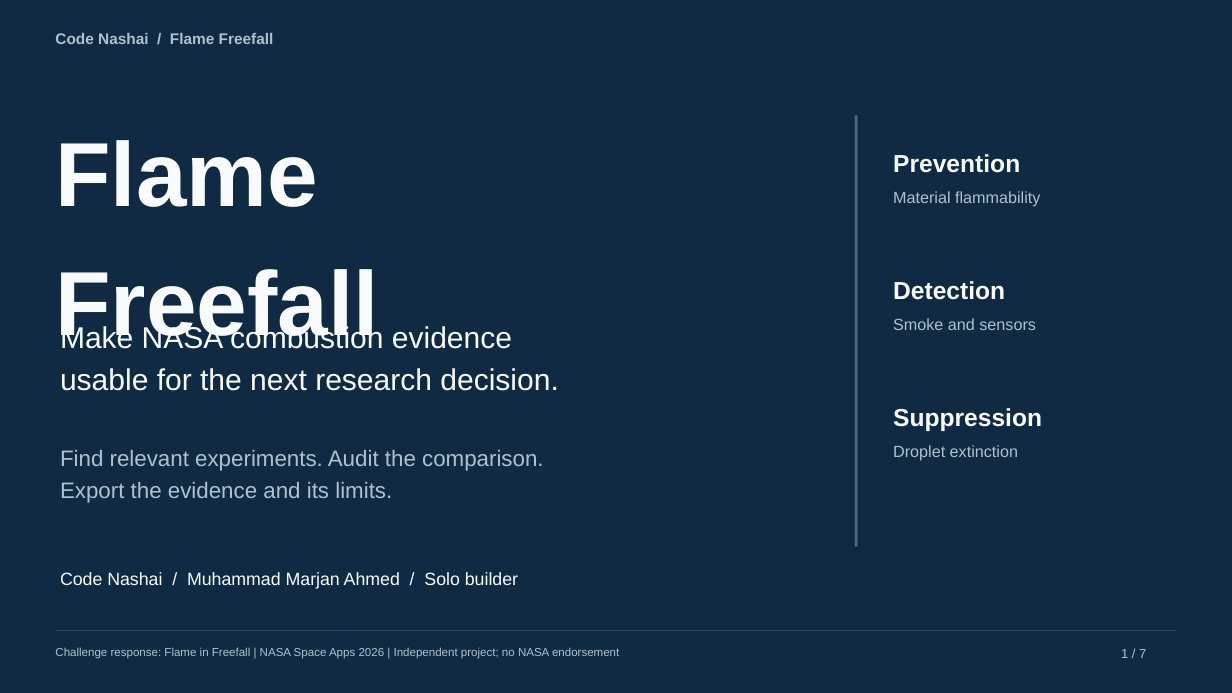
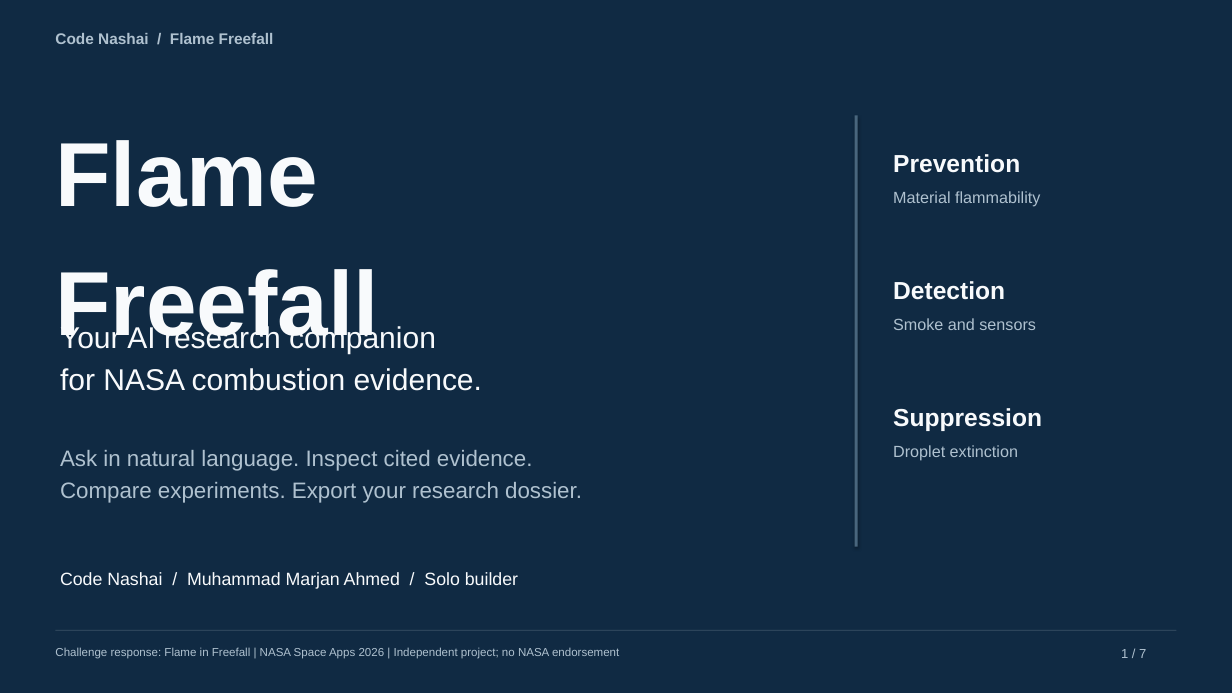
Before and after one commit to marjan-ahmed/flame-freefall, a slide deck: slide 1 of docs/presentation/flame-freefall-pitch.pptx. Drawn at 1232x693 pixels with LibreOffice and Linux fonts; fonts in the diff are those of the drawing. Boxes give left, top, right and bottom in pixels: in the first picture for what was removed or moved away, otherwise in the second. Text is boxed around its words. In the diff, an @@ line names an element or a change of style, - is before the commit and + after.

Commit message:
Center pitch on AI research chatbot and refine presentation

```diff
--- a/docs/presentation/flame-freefall-pitch.pptx
+++ b/docs/presentation/flame-freefall-pitch.pptx
@@ text at (60, 324, 482, 391): text changed @@
-Make NASA combustion evidence
-usable for the next research decision.
+Your AI research companion
+for NASA combustion evidence.
@@ text at (60, 450, 582, 503): text changed @@
-Find relevant experiments. Audit the comparison.
-Export the evidence and its limits.
+Ask in natural language. Inspect cited evidence.
+Compare experiments. Export your research dossier.
```
Also in this commit, not shown: 5 other slides changed, 1 slide added, 1 slide removed, 12 other files.
